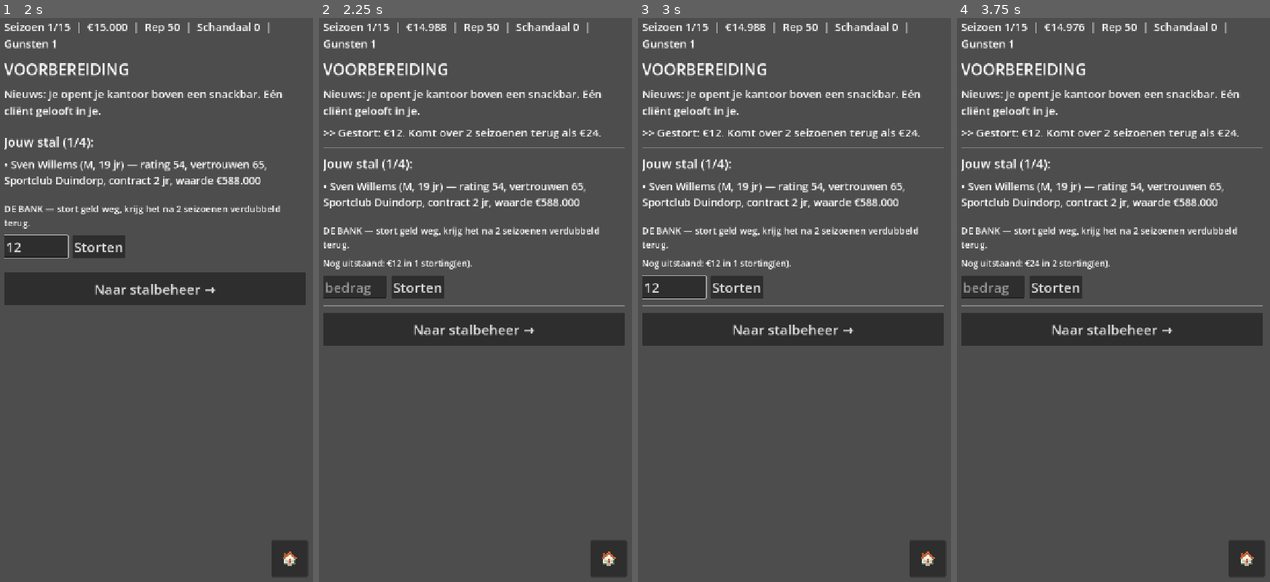
Above: before the commit, frames 1-4 (left to right).
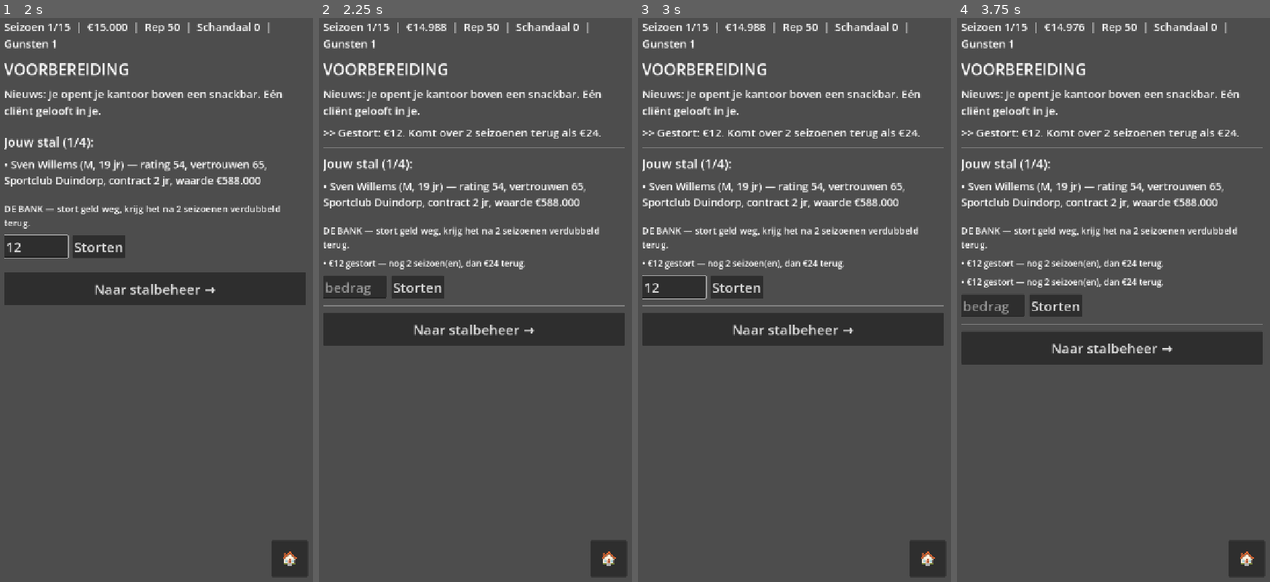
Above: after the commit, the same moments.

Repository: anassino070/Agent_game
Game: Godot game, scene res://scenes/Main.tscn
Same seed, same stepped clock (60 frames per second), same inputs: the game is played once before the commit and once after it.
Inputs (mouse positions are in pixels of both pictures, inside the frame that each line leads up to):
- Up to frame 1 (2 s): click "NIEUWE RUN" at 0.5 s; click (34, 249) at 1.27 s; type "12" at 1.35 s
- Up to frame 2 (2.25 s): click "Storten" at 2 s
- Up to frame 3 (3 s): click (672, 288) at 2.77 s; type "12" at 2.85 s
- Up to frame 4 (3.75 s): click "Storten" at 3.5 s

Frame 1 is identical in both runs. In frame 2, 0.5% of the frame differs, in the area x 1-66%, y 42-45%; in frame 3, 0.5%; in frame 4, 8.8%, in the area x 1-98%, y 42-62%.

Commit message:
bank fix

Diff:
--- a/scripts/game.gd
+++ b/scripts/game.gd
@@ -81,15 +81,14 @@
 	return true
 
 
-func bank_total_pending() -> int:
-	var total := 0
-	for d in state.get("bank_deposits", []):
-		total += int(d.amount)
-	return total
-
-
 func bank_deposit_count() -> int:
 	return state.get("bank_deposits", []).size()
+
+
+func bank_deposits_list() -> Array:
+	# Elke storting blijft een los item met zijn eigen resterende termijn —
+	# gebruikt door de UI om ze apart te tonen (nooit samengevoegd).
+	return state.get("bank_deposits", [])
 
 
 # ---------------------------------------------------------------- de shop
--- a/scripts/main.gd
+++ b/scripts/main.gd
@@ -511,7 +511,12 @@
 	sep()
 	lbl("DE BANK — stort geld weg, krijg het na %d seizoenen verdubbeld terug." % Game.BANK_MATURITY_SEASONS, 20)
 	if Game.bank_deposit_count() > 0:
-		lbl("Nog uitstaand: %s in %d storting(en)." % [eur(Game.bank_total_pending()), Game.bank_deposit_count()], 19)
+		# Elke storting loopt onafhankelijk af — dus ook los getoond, niet
+		# als één opgeteld bedrag met één gedeelde termijn.
+		for d in Game.bank_deposits_list():
+			lbl("• %s gestort — nog %d seizoen(en), dan %s terug." % [
+				eur(int(d.amount)), int(d.seasons_left), eur(int(round(float(d.amount) * Game.BANK_MULTIPLIER))),
+			], 19)
 	var bank_row := HBoxContainer.new()
 	bank_row.add_theme_constant_override("separation", 10)
 	content.add_child(bank_row)
